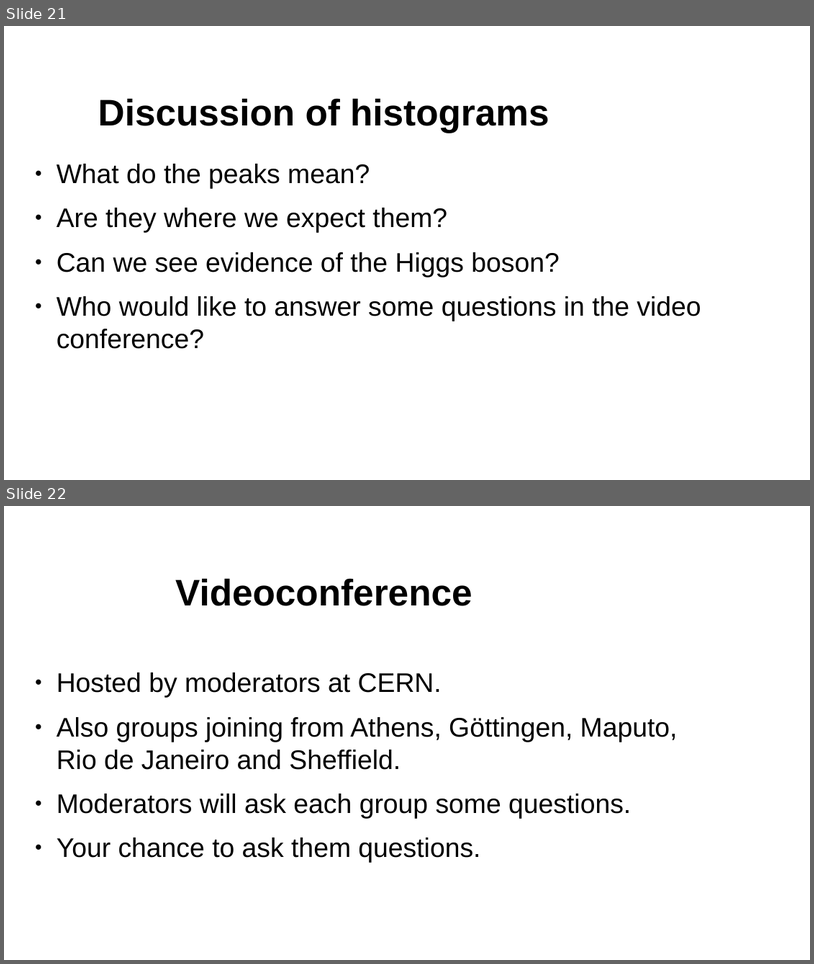
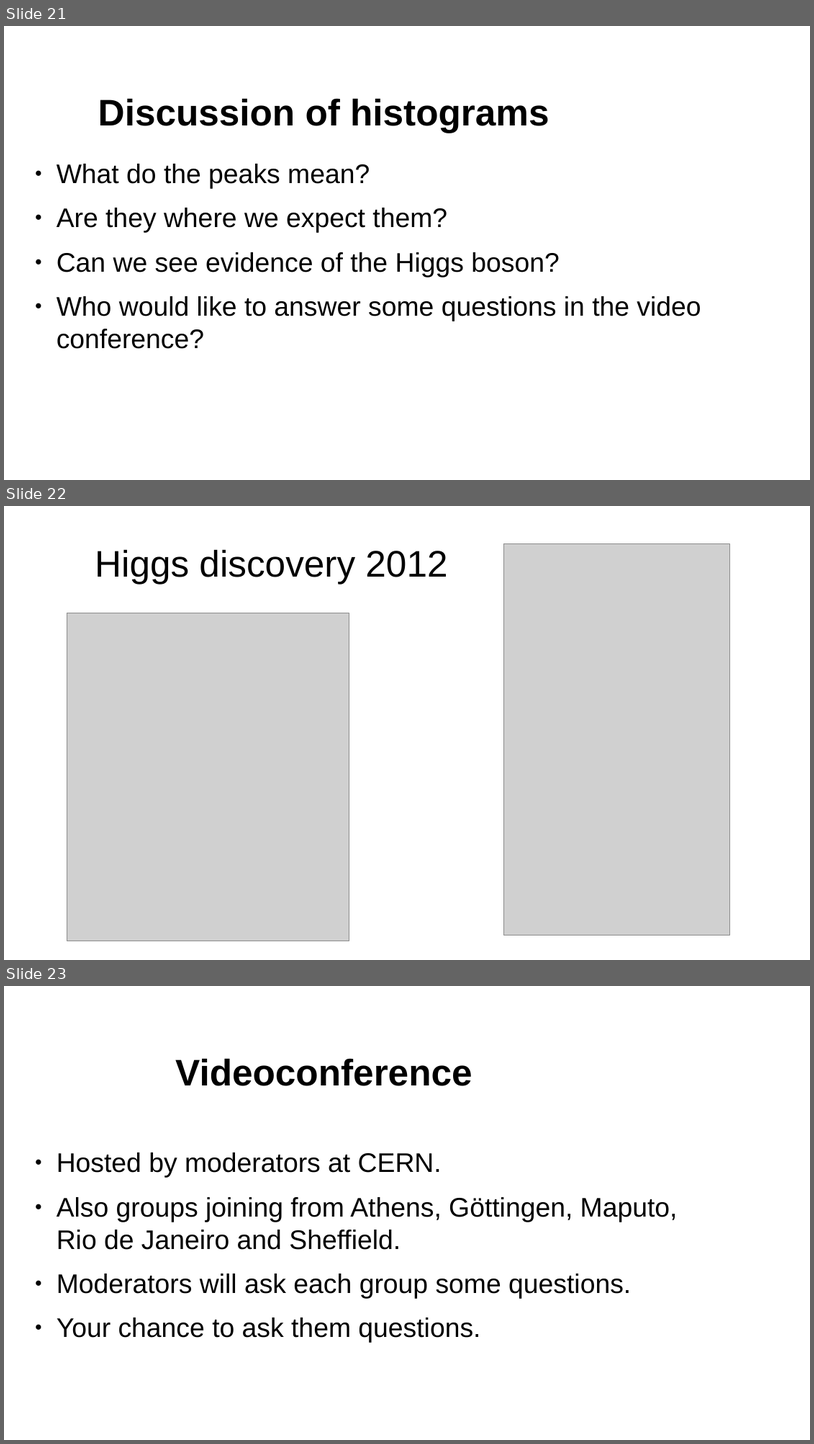
Before and after one commit to UCL-HEP/masterclass, a slide deck: docs/ucl-slides-2025.pptx. Shown one above the other, each under a label of ours: slides 21 and 22 before the commit, slides 21, 22 and 23 after it. The pictures are 814x964 and 814x1444 pixels, drawn with LibreOffice and Linux fonts; fonts in the diff are those of the drawing; grey boxes stand for pictures; background and template pictures are left out. Boxes give left, top, right and bottom in pixels: in the first picture for what was removed or moved away, otherwise in the second. Text is boxed around its words. In the diff, an @@ line names an element or a change of style, - is before the commit and + after.

Commit message:
add ATLAS Higgs plots

```diff
--- a/docs/ucl-slides-2025.pptx
+++ b/docs/ucl-slides-2025.pptx
@@ slide 22 added at (x1=4, y1=506, x2=810, y2=960), background #FFFFFF @@
@@ picture added at (x1=504, y1=544, x2=730, y2=935) @@
@@ title added at (x1=95, y1=549, x2=448, y2=584), 44 pt, text #000000 @@
+Higgs discovery 2012
@@ picture added at (x1=67, y1=613, x2=350, y2=940) @@
@@ what was slide 22 is now slide 23 @@
```
